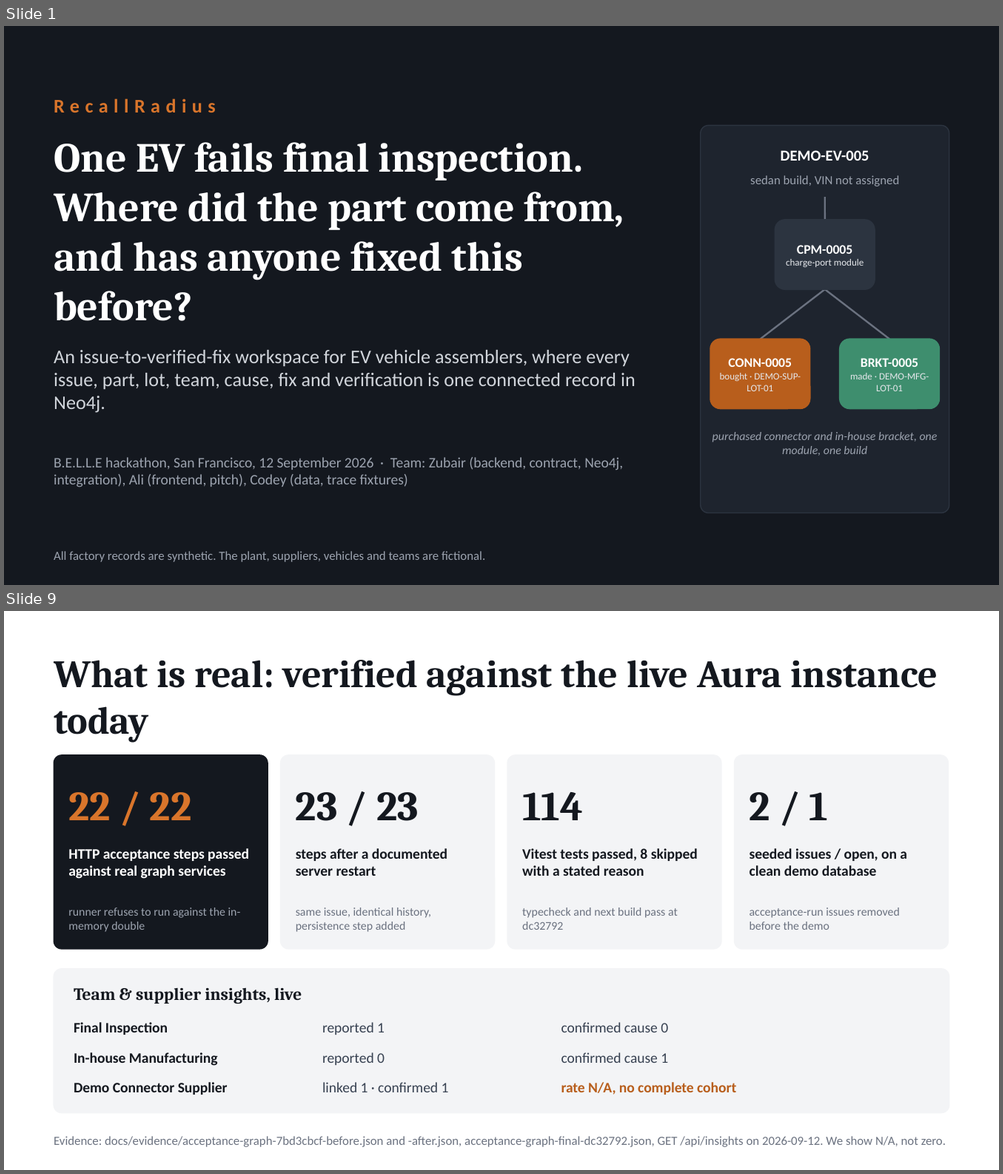
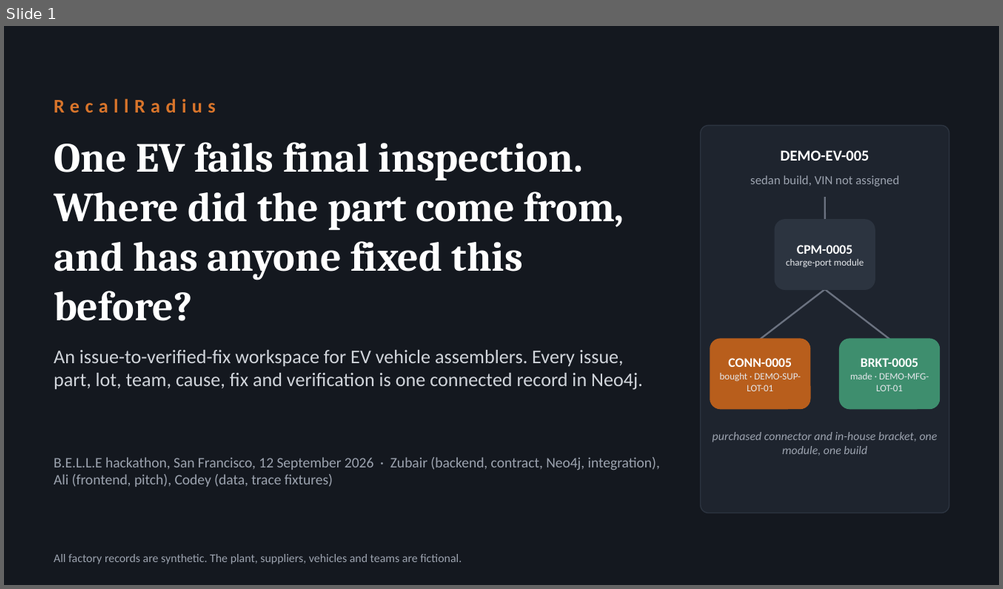
Before and after one commit to zubair480/belle-hackathon, a slide deck: docs/pitch/RecallRadius_Judge_Deck.pptx. Shown one above the other, each under a label of ours: slides 1 and 9 before the commit, slide 1 after it; the slides between them are not shown. The pictures are 1003x1174 and 1003x589 pixels, drawn with LibreOffice and Linux fonts; fonts in the diff are those of the drawing. Boxes give left, top, right and bottom in pixels: in the first picture for what was removed or moved away, otherwise in the second. Text is boxed around its words. In the diff, an @@ line names an element or a change of style, - is before the commit and + after.

```diff
--- a/docs/pitch/RecallRadius_Judge_Deck.pptx
+++ b/docs/pitch/RecallRadius_Judge_Deck.pptx
@@ slide 9 removed at [4, 611, 999, 1170], background #FFFFFF @@
@@ text removed at [54, 660, 937, 742] @@
-What is real: verified against the live Aura instance today
@@ rounded rectangle removed at [54, 755, 267, 949] @@
@@ rounded rectangle removed at [281, 755, 495, 949] @@
@@ rounded rectangle removed at [507, 755, 721, 949] @@
@@ rounded rectangle removed at [734, 755, 948, 949] @@
@@ text removed at [68, 792, 192, 820] @@
-22 / 22
@@ text removed at [296, 792, 418, 821] @@
-23 / 23
@@ text removed at [522, 792, 583, 820] @@
-114
@@ text removed at [749, 792, 828, 820] @@
-2 / 1
@@ text removed at [68, 849, 249, 879] @@
-HTTP acceptance steps passed against real graph services
@@ text removed at [296, 849, 447, 876] @@
-steps after a documented server restart
@@ text removed at [522, 849, 697, 876] @@
-Vitest tests passed, 8 skipped with a stated reason
@@ text removed at [749, 849, 907, 876] @@
-seeded issues / open, on a clean demo database
@@ text removed at [68, 908, 241, 932] @@
-runner refuses to run against the in-memory double
@@ text removed at [296, 908, 431, 932] @@
-same issue, identical history, persistence step added
@@ text removed at [522, 908, 677, 930] @@
-typecheck and next build pass at dc32792
@@ text removed at [749, 908, 899, 930] @@
-acceptance-run issues removed before the demo
@@ rounded rectangle removed at [54, 969, 949, 1113] @@
@@ text removed at [74, 988, 301, 1004] @@
-Team & supplier insights, live
@@ text removed at [74, 1022, 168, 1035] @@
-Final Inspection
@@ text removed at [322, 1022, 384, 1035] @@
-reported 1
@@ text removed at [561, 1022, 668, 1033] @@
-confirmed cause 0
@@ text removed at [74, 1053, 218, 1066] @@
-In-house Manufacturing
@@ text removed at [322, 1053, 384, 1065] @@
-reported 0
@@ text removed at [561, 1053, 668, 1063] @@
-confirmed cause 1
@@ text removed at [74, 1082, 227, 1095] @@
-Demo Connector Supplier
@@ text removed at [322, 1082, 449, 1093] @@
-linked 1 · confirmed 1
@@ text removed at [561, 1082, 736, 1095] @@
-rate N/A, no complete cohort
@@ text removed at [54, 1136, 945, 1147] @@
-Evidence: docs/evidence/acceptance-graph-7bd3cbcf-before.json and -after.json, acceptance-graph-final-dc32792.json, GET /api/insights on 2026-09-12. We show N/A, not zero.
@@ slide 1 changed as well @@
@@ text at [54, 350, 643, 390]: text changed @@
-An issue-to-verified-fix workspace for EV vehicle assemblers, where every issue, part, lot, team, cause, fix and verification is one connected record in Neo4j.
+An issue-to-verified-fix workspace for EV vehicle assemblers. Every issue, part, lot, team, cause, fix and verification is one connected record in Neo4j.
@@ text at [54, 457, 660, 487]: text changed @@
-B.E.L.L.E hackathon, San Francisco, 12 September 2026 · Team: Zubair (backend, contract, Neo4j, integration), Ali (frontend, pitch), Codey (data, trace fixtures)
+B.E.L.L.E hackathon, San Francisco, 12 September 2026 · Zubair (backend, contract, Neo4j, integration), Ali (frontend, pitch), Codey (data, trace fixtures)
@@ text "All factory records are synthetic. ..." at [54, 554, 461, 565]: size 9 to 8.5 pt @@
```
Also in this commit, not shown: 2 other slides changed, 1 slide added, 6 other slides removed, 12 other files.
